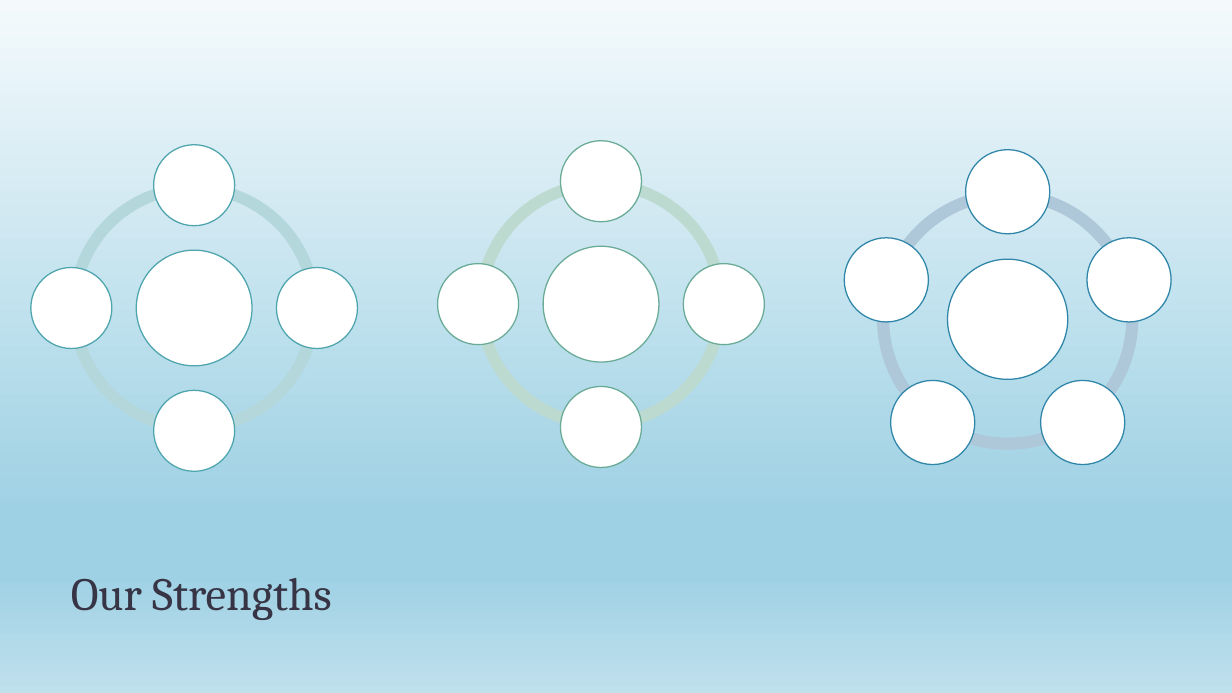
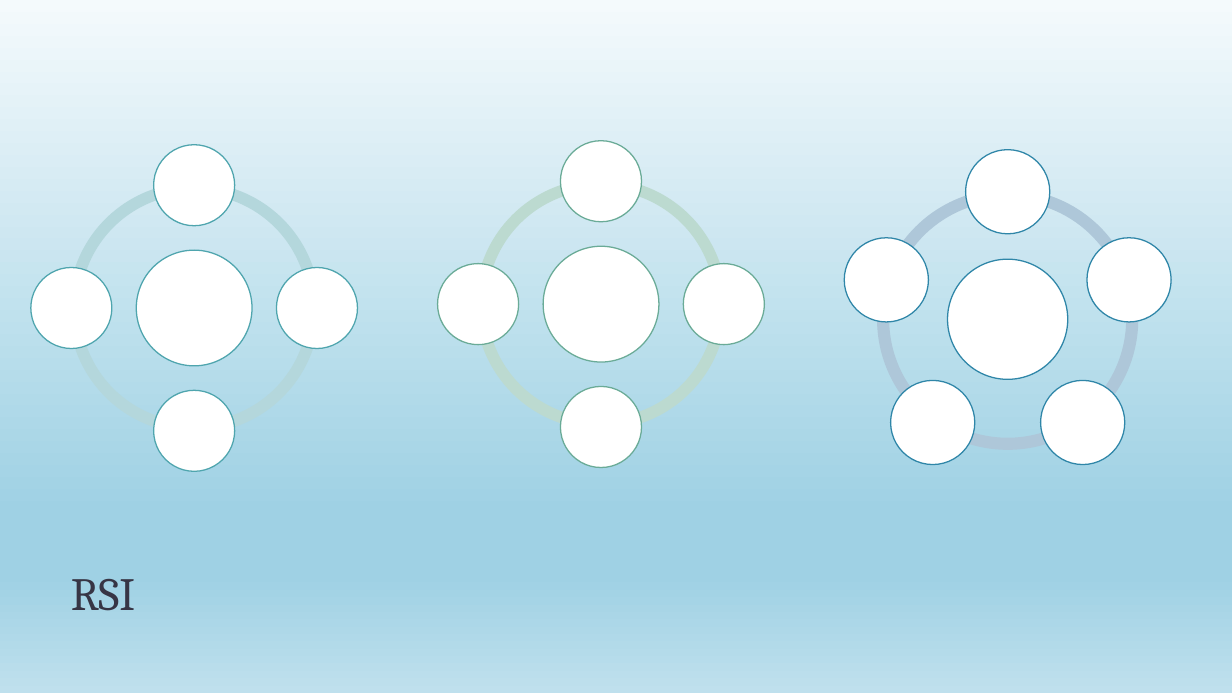
Before and after one commit to JaySiu/Investment-Information-Feed-System, a slide deck: slide 8 of doc/Project Idea Introdution.pptx. Drawn at 1232x693 pixels with LibreOffice and Linux fonts; fonts in the diff are those of the drawing. Boxes give left, top, right and bottom in pixels: in the first picture for what was removed or moved away, otherwise in the second. Text is boxed around its words. In the diff, an @@ line names an element or a change of style, - is before the commit and + after.

```diff
--- a/doc/Project Idea Introdution.pptx
+++ b/doc/Project Idea Introdution.pptx
@@ title at box(71, 579, 135, 611): text changed @@
-Our Strengths
+RSI
```
Also in this commit, not shown: 2 other slides changed, 3 other files.
